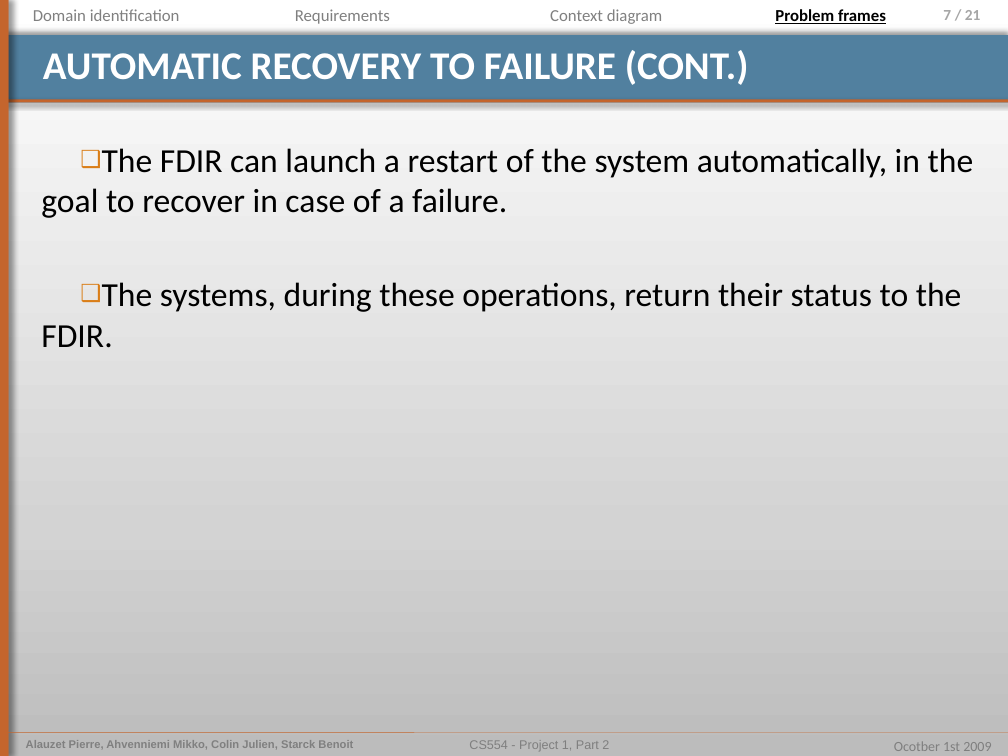
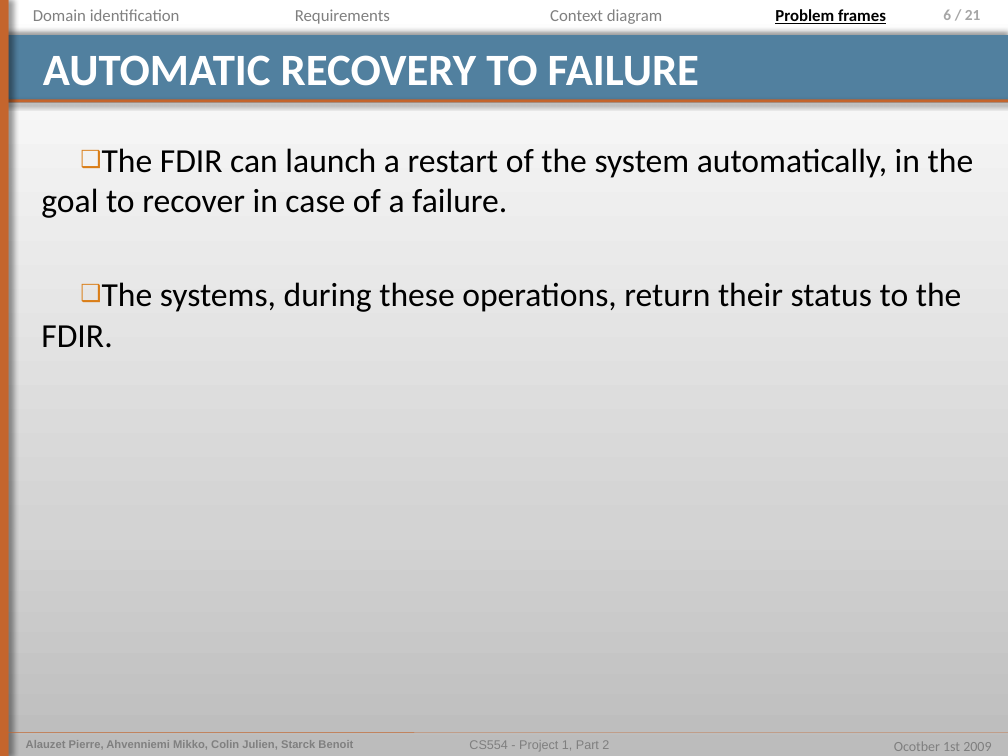
Before and after one commit to pierrealauzet/euroteam, a slide deck: slide 6 of Project 1/Part 2/CS554_EuroTeam_Problem_Frames.pptx (slide 7 before the commit). Drawn at 1008x756 pixels with LibreOffice and Linux fonts; fonts in the diff are those of the drawing. Boxes give left, top, right and bottom in pixels: in the first picture for what was removed or moved away, otherwise in the second. Text is boxed around its words. In the diff, an @@ line names an element or a change of style, - is before the commit and + after.

```diff
--- a/Project 1/Part 2/CS554_EuroTeam_Problem_Frames.pptx
+++ b/Project 1/Part 2/CS554_EuroTeam_Problem_Frames.pptx
@@ page number at bbox=[943, 9, 981, 20]: text changed @@
-7 / 21
+6 / 21
@@ title at bbox=[43, 55, 699, 86]: text changed; size 28 to 32 pt @@
-AUTOMATIC RECOVERY TO FAILURE (CONT.)
+AUTOMATIC RECOVERY TO FAILURE
```
Also in this commit, not shown: 15 other slides changed, 1 slide added, 1 other file.
